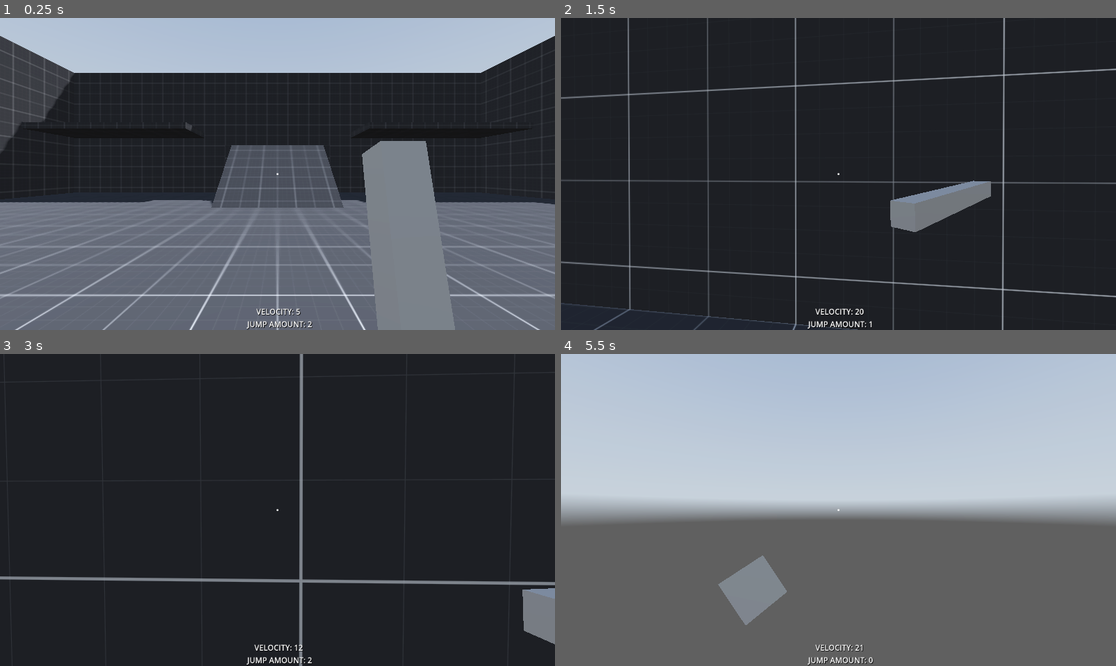
Above: before the commit, frames 1-4 (two rows, left to right).
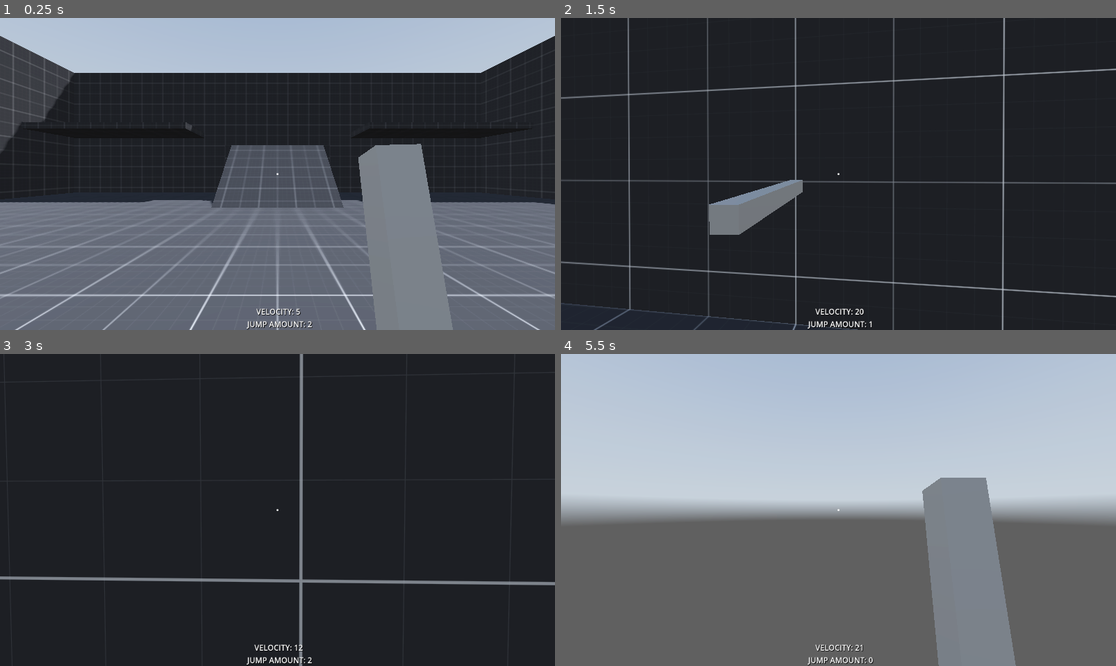
Above: after the commit, the same moments.

Repository: fearbucker/FirstPersonPlatformer
Game: Godot game, scene res://Levels/Main/L_Main.tscn
Two runs of this game, one before a commit and one after it. Both use one fixed random seed, a clock stepped at 60 frames per second and the inputs below. A sky picture missing from this copy of the repository is replaced by a grey-blue gradient.
Inputs (mouse positions are in pixels of both pictures, inside the frame that each line leads up to):
- Up to frame 1 (0.25 s): no input
- Up to frame 2 (1.5 s): move the mouse to (866, 174) at 0.52 s; hold Shift (sprint) 0.53-1.28 s; hold W (move_forward) from 0.53 s (still down); click (866, 174) at 0.67 s; tap Space (jump) at 0.77 s; move the mouse to (810, 174) at 1.27 s; click (810, 174) at 1.35 s
- Up to frame 3 (3 s): keep holding W (move_forward); tap Space (jump) at 1.52 s; tap Shift (sprint) at 1.55, 2.3 s; move the mouse to (288, 503) at 2.02 s; hold Ctrl (crouch) 2.03-2.78 s; move the mouse to (271, 516) at 2.77 s; tap E (ePress) at 2.85 s; click (271, 516) at 2.92 s
- Up to frame 4 (5.5 s): keep holding W (move_forward); tap Space (jump) at 3.02, 3.77, 4.52 s; tap Shift (sprint) at 3.05, 4.35 s; move the mouse to (877, 513) at 3.52 s; hold Shift (sprint) 3.53-4.28 s; move the mouse to (794, 506) at 4.27 s; move the mouse to (844, 510) at 5.02 s; hold Shift (sprint) from 5.03 s (still down); click (844, 510) at 5.1 s

The runs differ from the first frame. In frame 1, 0.5% of the frame differs, in the area x 64-82%, y 39-100%; in frame 2, 3.3%; in frame 3, 0.9%; in frame 4, 8.8%, in the area x 28-82%, y 39-100%.

Commit message:
Improved animations

Diff:
--- a/Player/Head.gd
+++ b/Player/Head.gd
@@ -55,10 +55,14 @@
 		weapon_pivot.visible = true
 	if picked_object != null:
 		weapon_pivot.visible = false
+
 	if player.is_wall_running == true and not animation_player.current_animation == "attack":
 		animation_player.play("wallrun")
 	elif player.is_wall_running == false and not animation_player.current_animation == "attack":
-		animation_player.play("idle")
+		if player.is_sprinting:
+			animation_player.play("sprinting")
+		else:
+			animation_player.play("idle")
 
 	if Input.is_action_just_pressed("Lclick") and not animation_player.current_animation == "attack":
 		animation_player.stop()
--- a/Player/Head.tscn
+++ b/Player/Head.tscn
@@ -112,7 +112,7 @@
 
 [sub_resource type="Animation" id="Animation_0prs4"]
 resource_name = "attack"
-length = 0.3
+length = 0.2
 tracks/0/type = "value"
 tracks/0/imported = false
 tracks/0/enabled = true
@@ -144,7 +144,7 @@
 tracks/2/interp = 1
 tracks/2/loop_wrap = true
 tracks/2/keys = {
-"times": PackedFloat32Array(0, 0.3),
+"times": PackedFloat32Array(0, 0.2),
 "transitions": PackedFloat32Array(-2, 1),
 "update": 0,
 "values": [Vector3(0, 0, 0), Vector3(0, 2.35619, 0)]
@@ -152,7 +152,7 @@
 
 [sub_resource type="Animation" id="Animation_3asar"]
 resource_name = "idle"
-length = 3.0
+length = 1.3
 loop_mode = 1
 tracks/0/type = "value"
 tracks/0/imported = false
@@ -173,7 +173,7 @@
 tracks/1/interp = 1
 tracks/1/loop_wrap = true
 tracks/1/keys = {
-"times": PackedFloat32Array(0, 1.5),
+"times": PackedFloat32Array(0, 0.7),
 "transitions": PackedFloat32Array(-2, -2),
 "update": 0,
 "values": [Vector3(0.28, -0.425, -0.4), Vector3(0.28, -0.465, -0.4)]
@@ -185,7 +185,7 @@
 tracks/2/interp = 1
 tracks/2/loop_wrap = true
 tracks/2/keys = {
-"times": PackedFloat32Array(0, 1.5),
+"times": PackedFloat32Array(0, 0.7),
 "transitions": PackedFloat32Array(-2, -2),
 "update": 0,
 "values": [Vector3(-0.195477, 0, 0), Vector3(-0.195477, 0, 0.10472)]
@@ -193,7 +193,7 @@
 
 [sub_resource type="Animation" id="Animation_pxprf"]
 resource_name = "wallrun"
-length = 3.0
+length = 0.5
 loop_mode = 1
 tracks/0/type = "value"
 tracks/0/imported = false
@@ -202,10 +202,10 @@
 tracks/0/interp = 1
 tracks/0/loop_wrap = true
 tracks/0/keys = {
-"times": PackedFloat32Array(0),
-"transitions": PackedFloat32Array(-2),
-"update": 0,
-"values": [Vector3(0, -0.09, 0)]
+"times": PackedFloat32Array(),
+"transitions": PackedFloat32Array(),
+"update": 0,
+"values": []
 }
 tracks/1/type = "value"
 tracks/1/imported = false
@@ -214,10 +214,10 @@
 tracks/1/interp = 1
 tracks/1/loop_wrap = true
 tracks/1/keys = {
-"times": PackedFloat32Array(0, 1.5),
-"transitions": PackedFloat32Array(-2, -2),
-"update": 0,
-"values": [Vector3(0, -0.0872665, -1.95128), Vector3(0, 0, -1.85529)]
+"times": PackedFloat32Array(0, 0.2),
+"transitions": PackedFloat32Array(-2, 1),
+"update": 0,
+"values": [Vector3(1.38405, 0.253073, -0.602139), Vector3(1.20951, 0.253073, -0.218166)]
 }
 tracks/2/type = "value"
 tracks/2/imported = false
@@ -226,10 +226,51 @@
 tracks/2/interp = 1
 tracks/2/loop_wrap = true
 tracks/2/keys = {
-"times": PackedFloat32Array(0, 1.5),
-"transitions": PackedFloat32Array(-2, -2),
-"update": 0,
-"values": [Vector3(0.535, -0.22, -0.32), Vector3(0.535, -0.22, -0.335)]
+"times": PackedFloat32Array(0, 0.2),
+"transitions": PackedFloat32Array(1, 1),
+"update": 0,
+"values": [Vector3(0.6, -0.33, -0.615), Vector3(0.45, -0.38, -0.6)]
+}
+
+[sub_resource type="Animation" id="Animation_e0chy"]
+resource_name = "sprinting"
+length = 0.8
+loop_mode = 1
+tracks/0/type = "value"
+tracks/0/imported = false
+tracks/0/enabled = true
+tracks/0/path = NodePath("Camera/WeaponPivot:position")
+tracks/0/interp = 1
+tracks/0/loop_wrap = true
+tracks/0/keys = {
+"times": PackedFloat32Array(),
+"transitions": PackedFloat32Array(),
+"update": 0,
+"values": []
+}
+tracks/1/type = "value"
+tracks/1/imported = false
+tracks/1/enabled = true
+tracks/1/path = NodePath("Camera/WeaponPivot/WeaponMesh:position")
+tracks/1/interp = 1
+tracks/1/loop_wrap = true
+tracks/1/keys = {
+"times": PackedFloat32Array(0, 0.4),
+"transitions": PackedFloat32Array(1, -2),
+"update": 0,
+"values": [Vector3(0.28, -0.425, -0.93), Vector3(0.335, -0.5, -0.93)]
+}
+tracks/2/type = "value"
+tracks/2/imported = false
+tracks/2/enabled = true
+tracks/2/path = NodePath("Camera/WeaponPivot/WeaponMesh:rotation")
+tracks/2/interp = 1
+tracks/2/loop_wrap = true
+tracks/2/keys = {
+"times": PackedFloat32Array(0, 0.4),
+"transitions": PackedFloat32Array(1, 1),
+"update": 0,
+"values": [Vector3(-1.92859, 0.867429, 0), Vector3(-1.83609, 0.867429, 0)]
 }
 
 [sub_resource type="AnimationLibrary" id="AnimationLibrary_r7p7d"]
@@ -237,6 +278,7 @@
 "RESET": SubResource("Animation_htxt2"),
 "attack": SubResource("Animation_0prs4"),
 "idle": SubResource("Animation_3asar"),
+"sprinting": SubResource("Animation_e0chy"),
 "wallrun": SubResource("Animation_pxprf")
 }
 
Not shown: 1 places in Player/Head.tscn that only renumber resources
